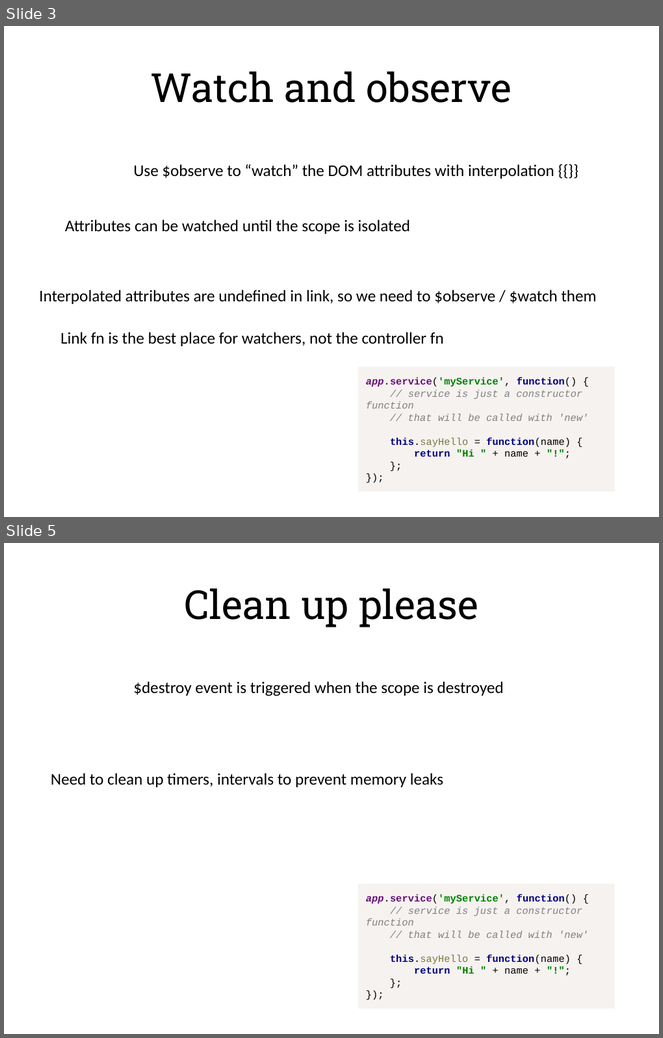
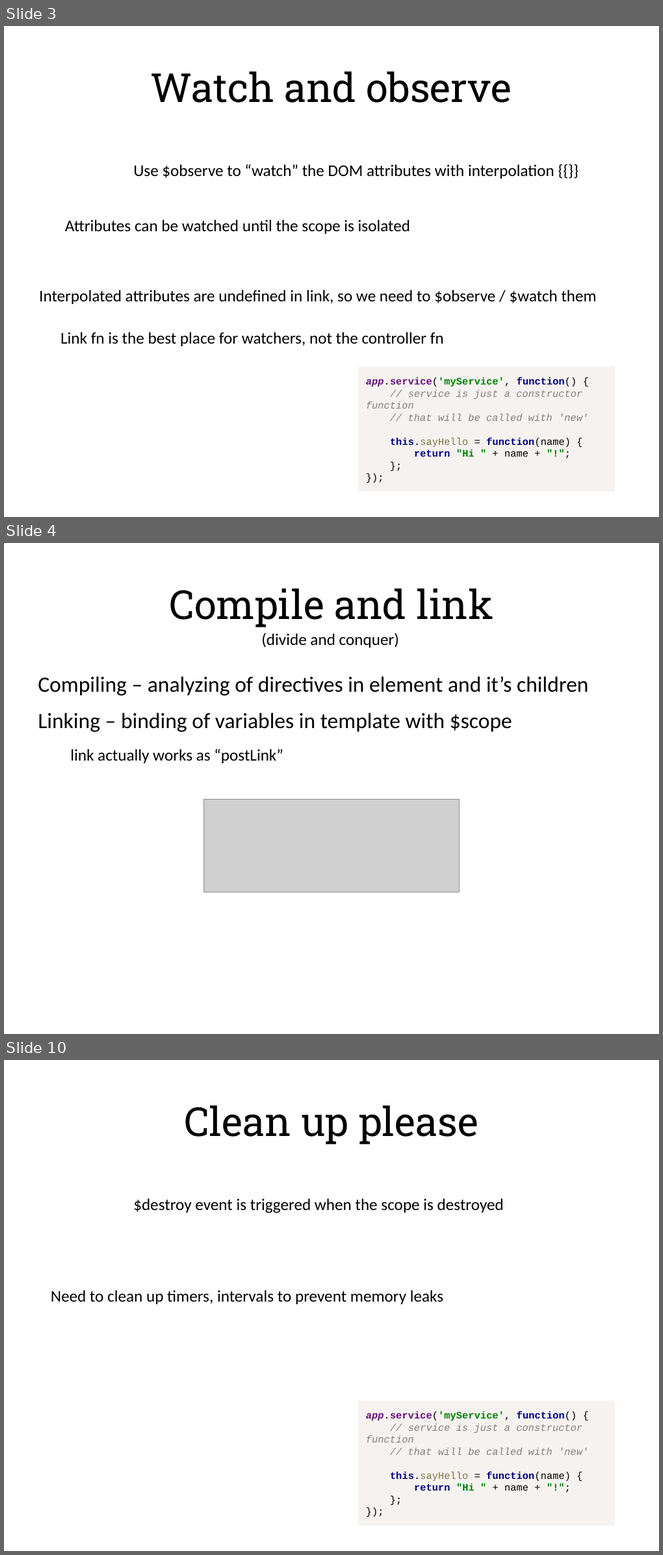
Before and after one commit to alexeymatveevp/angularjs-course, a slide deck: docs/03_directives.pptx. Shown one above the other, each under a label of ours: slides 3 and 5 before the commit, slides 3, 4 and 10 after it; the slides between them are not shown. The pictures are 663x1038 and 663x1555 pixels, drawn with LibreOffice and Linux fonts; fonts in the diff are those of the drawing; grey boxes stand for pictures. Boxes give left, top, right and bottom in pixels: in the first picture for what was removed or moved away, otherwise in the second. Text is boxed around its words. In the diff, an @@ line names an element or a change of style, - is before the commit and + after.

Commit message:
compile link + pictures

```diff
--- a/docs/03_directives.pptx
+++ b/docs/03_directives.pptx
@@ slide 4 added at bbox=[4, 543, 659, 1034], background #FFFFFF @@
@@ title added at bbox=[169, 589, 493, 627], 44 pt, text #000000 @@
+Compile and link
@@ text added at bbox=[261, 633, 399, 648], 18 pt, text #000000 @@
+(divide and conquer)
@@ text added at bbox=[38, 676, 588, 696], 24 pt, text #000000 @@
+Compiling – analyzing of directives in element and it’s children
@@ text added at bbox=[38, 713, 512, 732], 24 pt, text #000000 @@
+Linking – binding of variables in template with $scope
@@ text added at bbox=[70, 749, 284, 763], 18 pt, text #000000 @@
+link actually works as “postLink”
@@ picture added at bbox=[204, 800, 460, 893] @@
@@ what was slide 5 is now slide 10 @@
```
Also in this commit, not shown: 1 slide changed, 4 other slides added, 9 other files.
